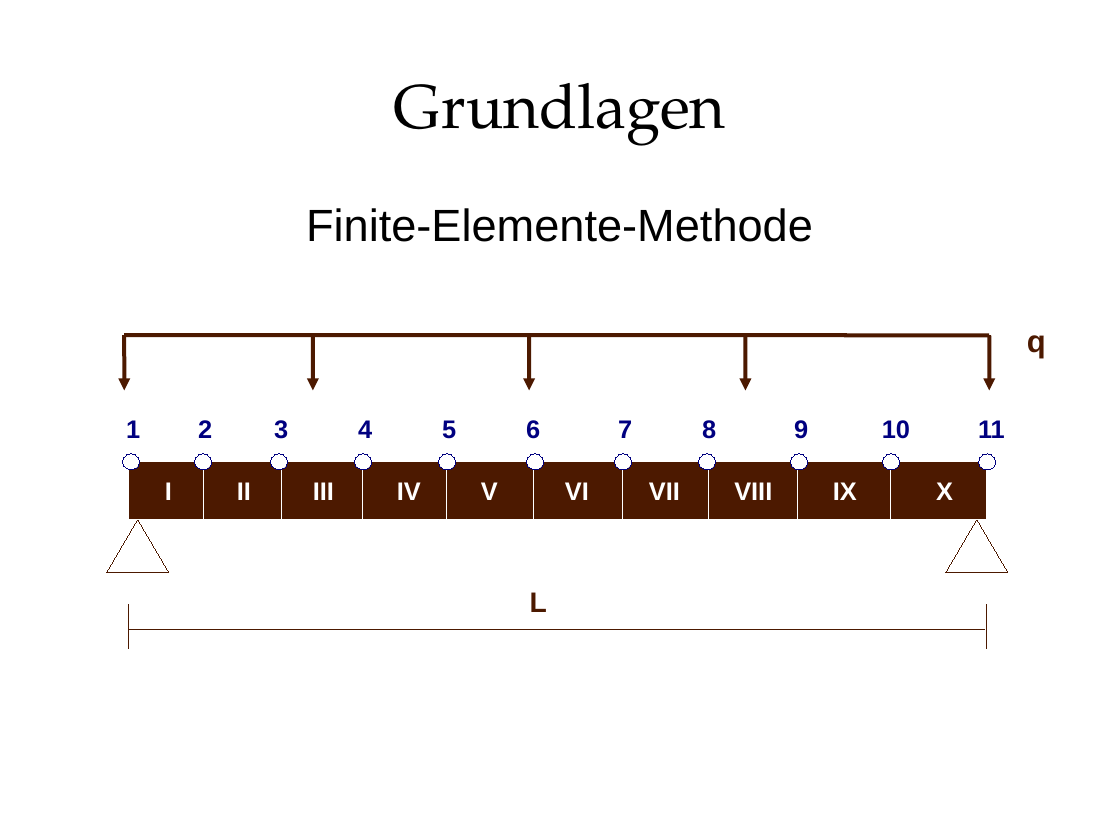
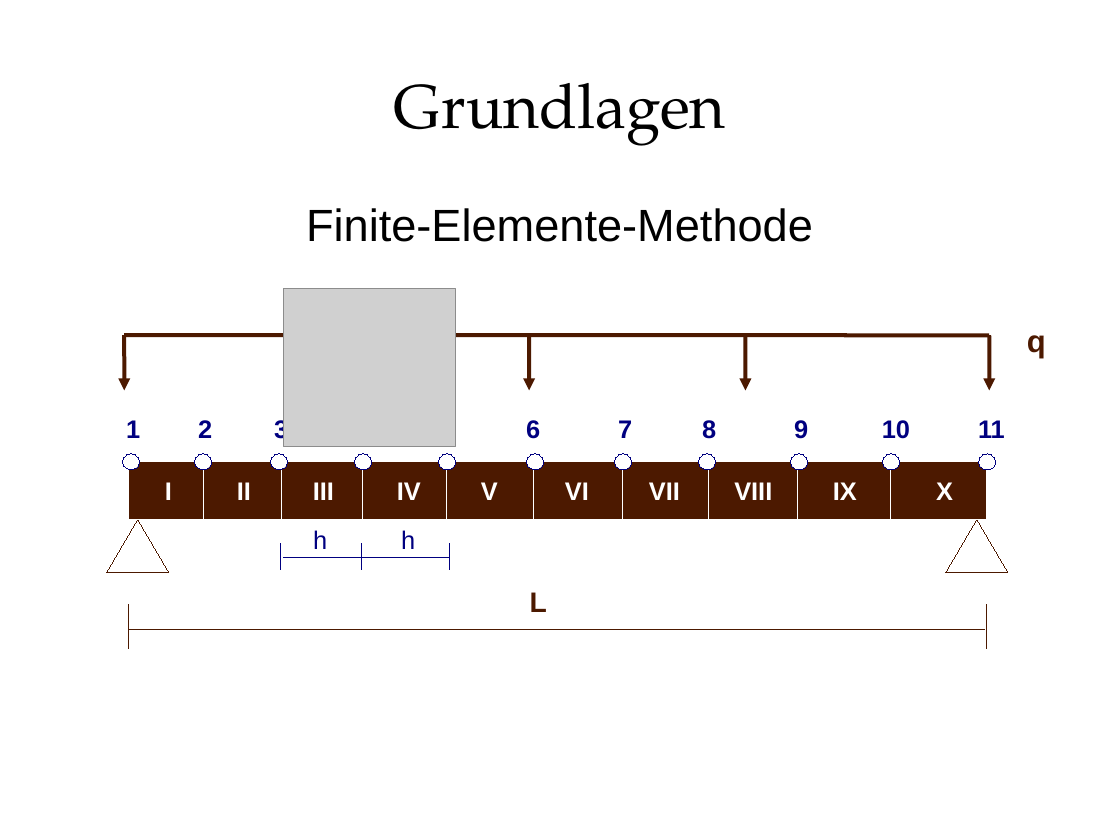
Before and after one commit to ludgerheide/biegebalken, a slide deck: slide 8 of Gruppe 132.odp. Drawn at 1120x840 pixels with LibreOffice and Linux fonts; fonts in the diff are those of the drawing; grey boxes stand for pictures; background and template pictures are left out. Boxes give left, top, right and bottom in pixels: in the first picture for what was removed or moved away, otherwise in the second. Text is boxed around its words. In the diff, an @@ line names an element or a change of style, - is before the commit and + after.

```diff
--- a/Gruppe 132.odp
+++ b/Gruppe 132.odp
@@ picture added at [284, 289, 456, 447] @@
@@ arrow removed from (313, 335) to (313, 390) @@
@@ text added at [313, 530, 327, 549], 18 pt, text #000080 @@
+h
@@ text added at [401, 530, 415, 549], 18 pt, text #000080 @@
+h
@@ group added at [281, 544, 449, 570]: 4 lines @@
```
Also in this commit, not shown: 2 other files.
